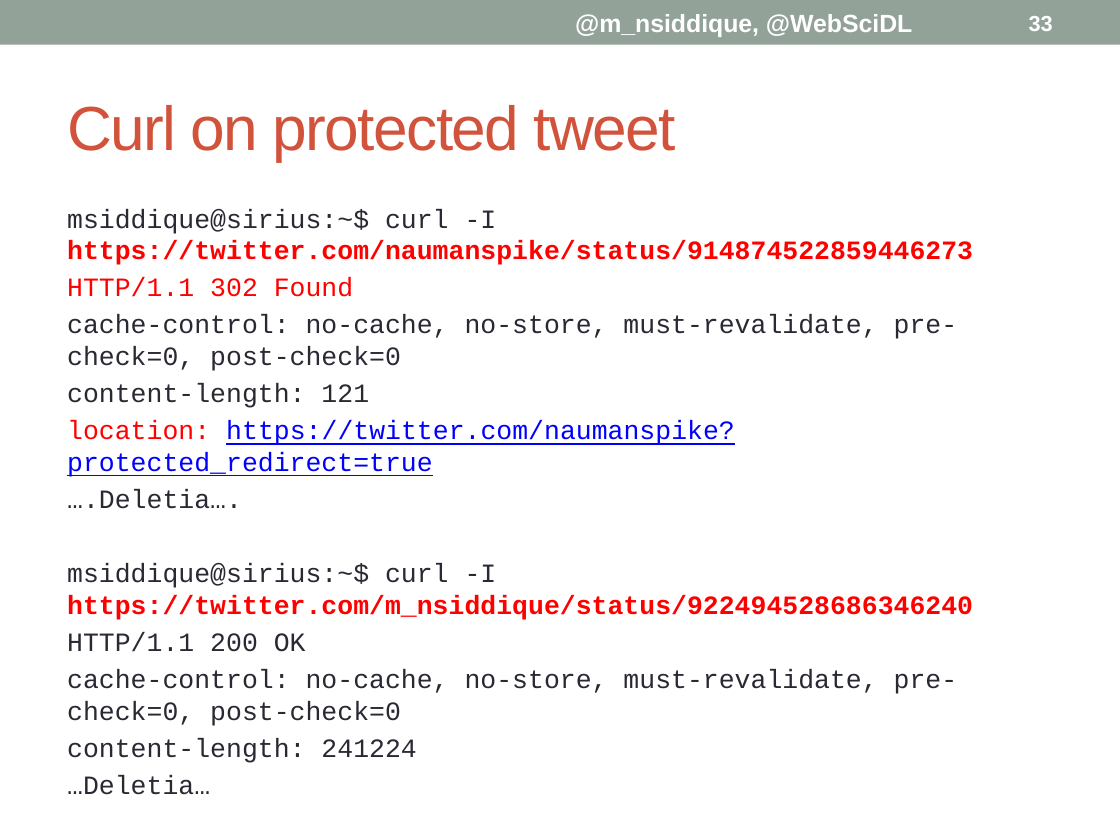
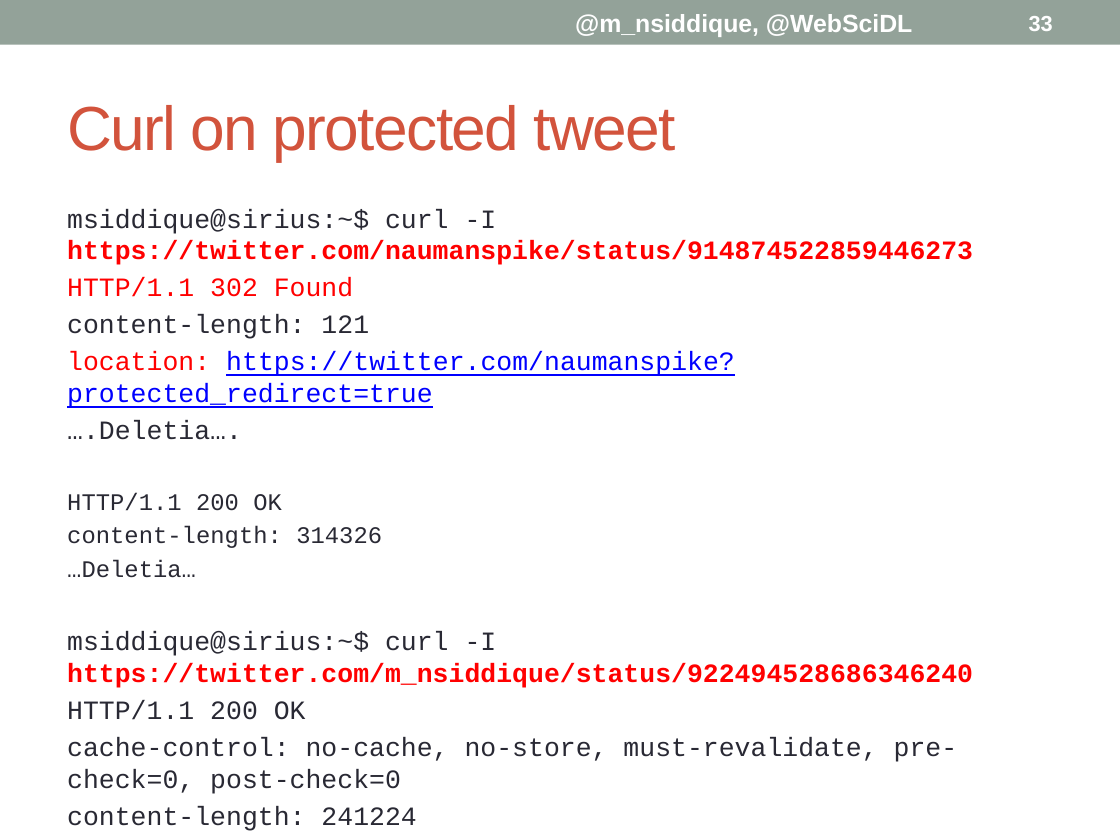
Before and after one commit to phonedude/cs895-s19, a slide deck: slide 33 of assignments/siddique/week-08-presentation/Delete Forensics.pptx. Drawn at 1120x840 pixels with LibreOffice and Linux fonts; fonts in the diff are those of the drawing. Boxes give left, top, right and bottom in pixels: in the first picture for what was removed or moved away, otherwise in the second. Text is boxed around its words. In the diff, an @@ line names an element or a change of style, - is before the commit and + after.

```diff
--- a/assignments/siddique/week-08-presentation/Delete Forensics.pptx
+++ b/assignments/siddique/week-08-presentation/Delete Forensics.pptx
@@ text at [67,315,958,371]: paragraph removed @@
-cache-control: no-cache, no-store, must-revalidate, pre-check=0, post-check=0
@@ text at [67,493,382,578]: paragraphs added @@
+HTTP/1.1 200 OK
+content-length: 314326
+…Deletia…
```
Also in this commit, not shown: 4 other slides changed.
